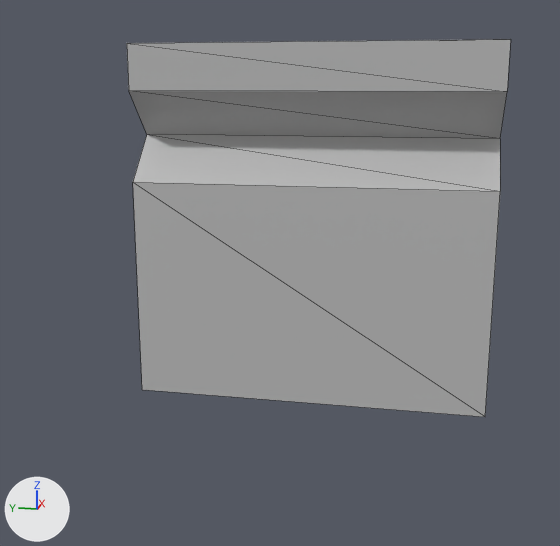
The FBX model SpacePiratesProject/Assets/Art/Jordan/ModularAssets/SM_Wall1x4.fbx, before and after one commit.
The view is the same before and after, from a camera (50 mm lens) standing at (-4.64, -2.14, 2.3) and looking at (-0.02, -1.21, 1.14). The lights are fixed; the arrows at lower left show +X, +Y and +Z. Mesh edges are drawn as thin lines. Where no turn or scale is listed for an object, it has been applied to the vertices.

Before the edit, the objects in view are built like this:
```python
me_mesh = bpy.data.meshes.new('Mesh')
me_mesh.from_pydata(...)  # 14 vertices, 12 faces; spans x -0.64..0.0, y -2.56..0.0, z 0.0..2.56
me_mesh.materials.append(mat_lambert1)  # grey #bcbcbc
ob_sm_wall1x4 = bpy.data.objects.new('SM_Wall1x4', me_mesh)
ob_sm_wall1x4.location = (1.28, 0.0, 0.0)
```
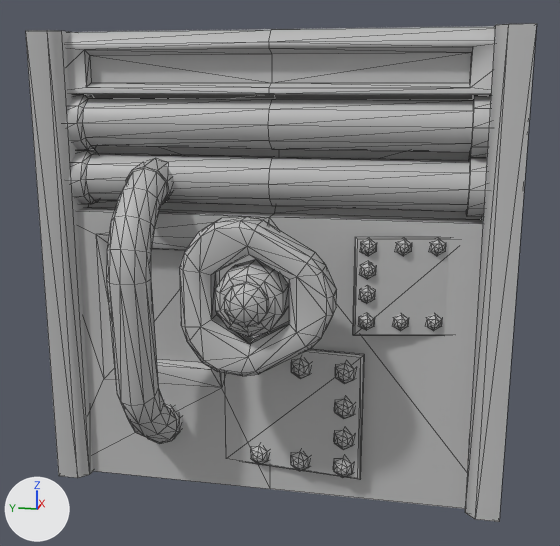
Commit message: Added Wall 1x4 model - Jordan

Boxes (x1, y1, x2, y2) around the edits, measured in the pictures (560 x 546 px):
'SM_Wall1x4', reshaped, moved (33% wider, 32% taller)
    before: (127, 39, 511, 417)
    after: (26, 23, 537, 522)
part 1 of me_mesh, built on
    before: (127, 39, 511, 191)
    after: (26, 23, 537, 522)

What the commit changed:
Material 'lambert20' (mat_lambert20) is new.
Its base color is (0.5, 0.5, 0.5) (grey #bcbcbc).
me_mesh is used by ob_sm_wall1x4; location (1.28, 0.0, 0.0).
me_mesh had 14 vertices, 12 faces and spanned x -0.64..0.0, y -2.56..0.0, z 0.0..2.56.
me_mesh now has 875 vertices, 1524 faces and spans x -1.23..0.0, y -2.56..0.0, z 0.0..2.56.
me_mesh part 1: 4 vertices removed from x -0.64..-0.32, y -2.56..0.0, z 1.92..2.56; 865 vertices added at x -1.23..0.0, y -2.56..0.0, z 0.0..2.56.
me_mesh part 2: the surface is now shaded smooth.
me_mesh now uses material mat_lambert20 (grey #bcbcbc).
Object 'SM_Wall1x4' (ob_sm_wall1x4) moves from (1.28, 0.0, 0.0) to (0.0, 0.0, 0.0).
